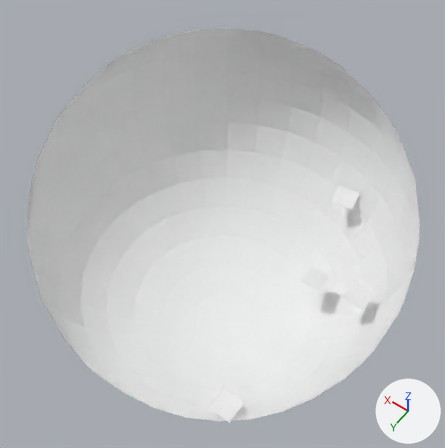
Before and after pictures for a commit that changed the glTF model assets/scene2.gltf.
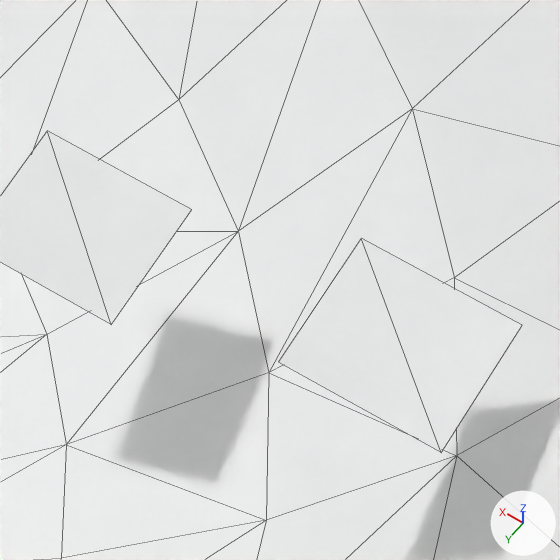
The first picture shows the older version from a camera (50 mm lens) standing at (-17.1, 24.1, 37.8) and looking at (0.1, 0.0, 0.0). The close-ups show both versions on the part from 68% to 85% of the width and 55% to 72% of the height of that picture; other places that the commit changed are outside them. Lighting does not change. The marker at lower right points along +X, +Y and +Z. The close-ups show mesh edges as thin lines. Everything nearer to the camera than a plane just in front of the edit is cut away. Where no turn or scale is listed for an object, it has been applied to the vertices.

The first close-up shows 'Sphere.002', 's2_2', 's2_4'.
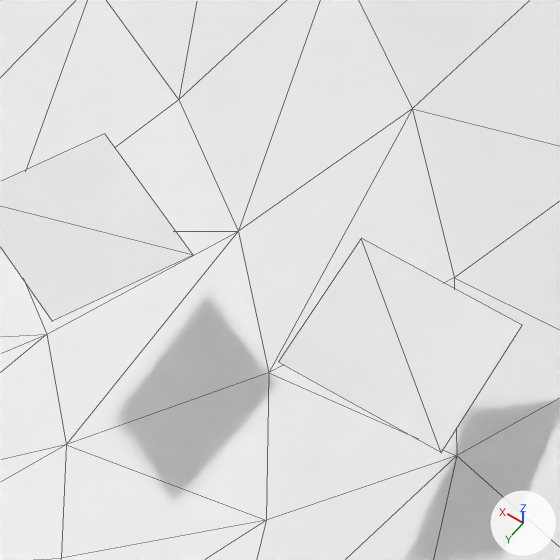
Boxes [x1, y1, x2, y2] around the edits, measured in the close-ups (560 x 560 px):
```json
{"object": "s2_4", "change": "turned", "before": [0, 131, 191, 324], "after": [0, 134, 193, 321]}
```

The change, as JSON lines over the scene's bpy script:
```json
{"op": "set", "path": "ob_s2_4.rotation_euler", "old": "(0.025, 0.0, -3.132)", "new": "(0.025, 0.0, -2.038)", "note": "degrees (1.4, 0, -179) -> degrees (1.4, 0, -117)"}
```
